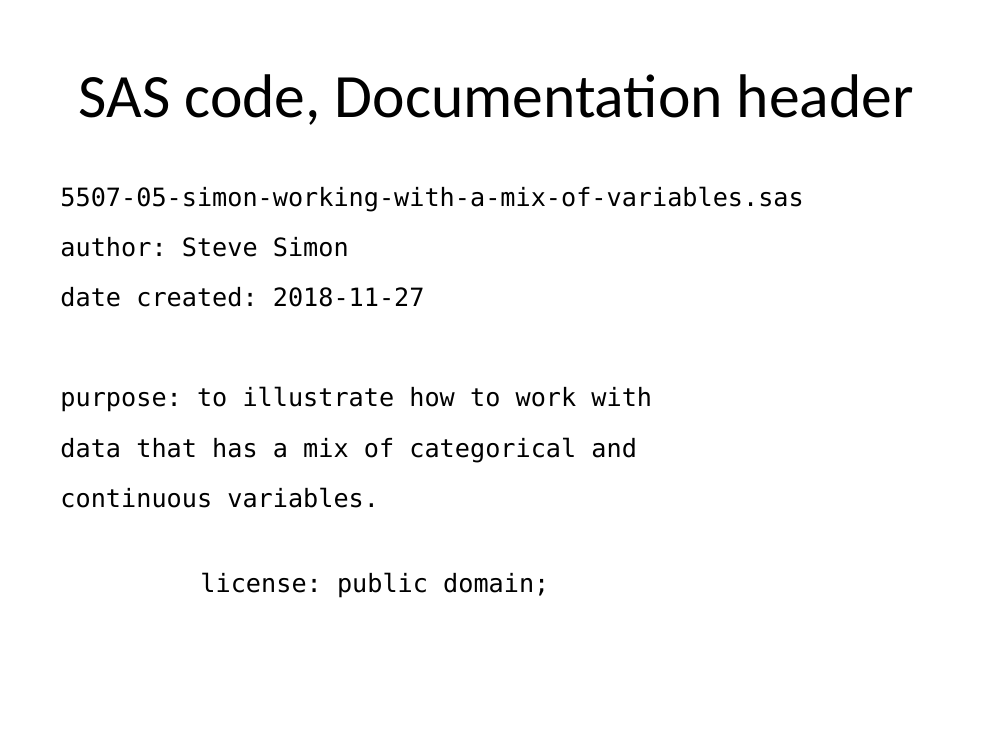
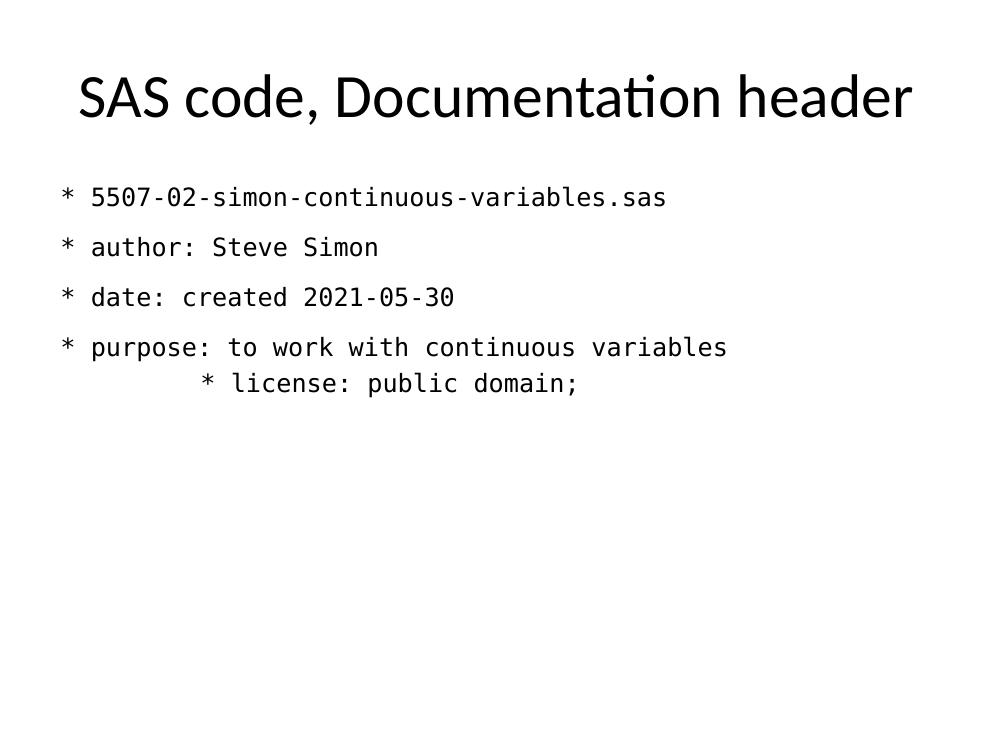
Before and after one commit to pmean/introduction-to-SAS, a slide deck: slide 6 of results/5507-02-simon-slides-and-speaker-notes.pptx. Drawn at 1008x756 pixels with LibreOffice and Linux fonts; fonts in the diff are those of the drawing. Boxes give left, top, right and bottom in pixels: in the first picture for what was removed or moved away, otherwise in the second. Text is boxed around its words. In the diff, an @@ line names an element or a change of style, - is before the commit and + after.

```diff
--- a/results/5507-02-simon-slides-and-speaker-notes.pptx
+++ b/results/5507-02-simon-slides-and-speaker-notes.pptx
@@ text at bbox=[91, 186, 728, 398]: text changed @@
-5507-05-simon-working-with-a-mix-of-variables.sas
-author: Steve Simon
-date created: 2018-11-27
-purpose: to illustrate how to work with
-data that has a mix of categorical and
-continuous variables.
-license: public domain;
+* 5507-02-simon-continuous-variables.sas
+* author: Steve Simon
+* date: created 2021-05-30
+* purpose: to work with continuous variables
+* license: public domain;
```
Also in this commit, not shown: 23 other slides changed, 14 slides added, 12 slides removed, 3 other files.
